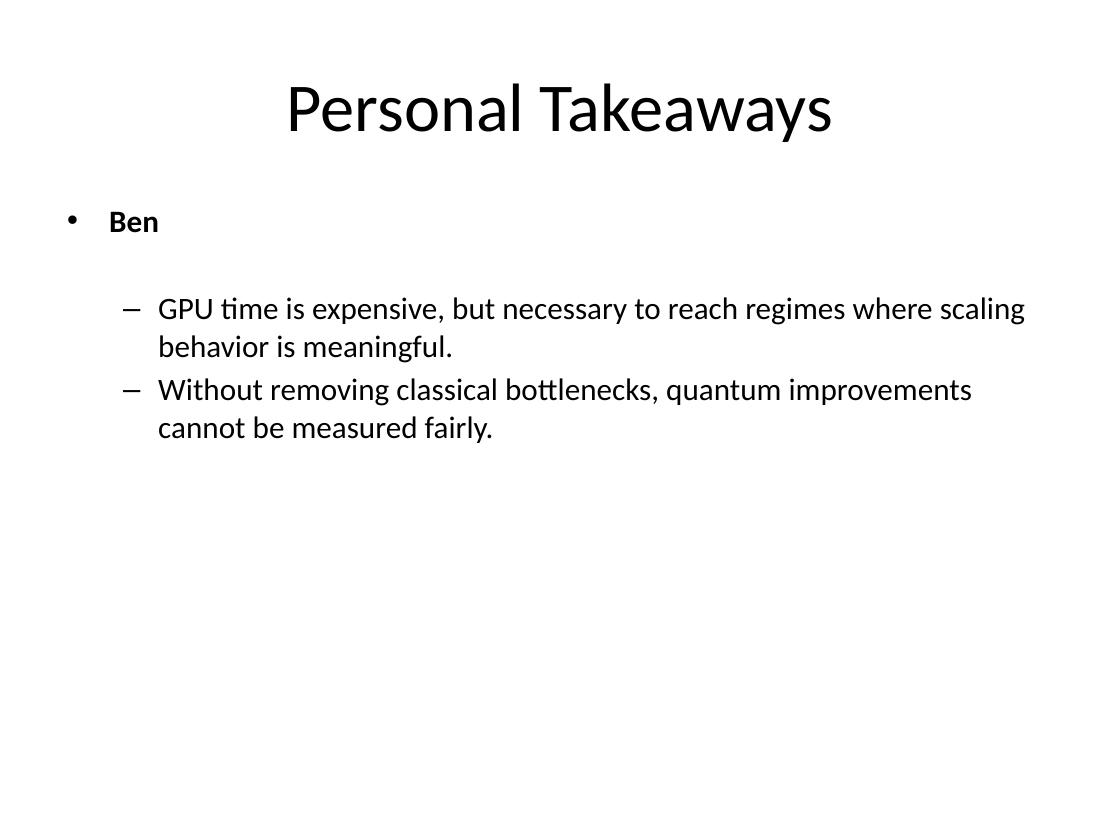
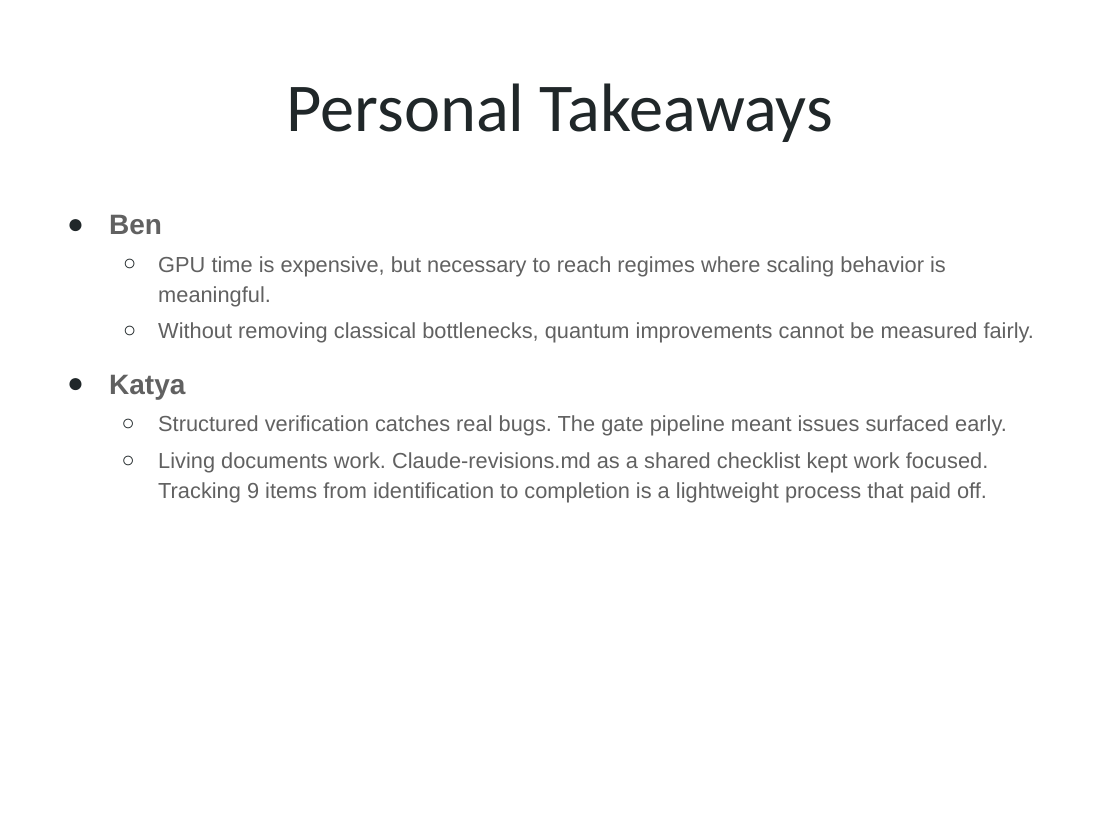
Before and after one commit to benanstrom/2026-NVIDIA, a slide deck: slide 16 of Presentation/FULL_PREZ.pptx (slide 12 before the commit). Drawn at 1120x840 pixels with LibreOffice and Linux fonts; fonts in the diff are those of the drawing. Boxes give left, top, right and bottom in pixels: in the first picture for what was removed or moved away, otherwise in the second. Text is boxed around its words. In the diff, an @@ line names an element or a change of style, - is before the commit and + after.

```diff
--- a/Presentation/FULL_PREZ.pptx
+++ b/Presentation/FULL_PREZ.pptx
@@ title "Personal Takeaways" at (287, 83, 833, 142): text colour #000000 to #202729 @@
@@ text at (109, 214, 1034, 343): size 20 to 18 pt in "Ben"; font Calibri to Arial, text colour #000000 to #616161 in "Ben", "GPU time is expensive, but necessary to ...", "Without removing classical bottlenecks, quantum improvements ..."; size 20 to 14 pt in "GPU time is expensive, but necessary to ...", "Without removing classical bottlenecks, quantum improvements ..."; bullet • to ●; line spacing 1 to 1.15; less space between paragraphs; bullet – to ○ @@
@@ text at (109, 374, 1007, 502): paragraphs added @@
+● Katya
+  ○ Structured verification catches real bugs. The gate pipeline meant issues surfaced early.
+  ○ Living documents work. Claude-revisions.md as a shared checklist kept work focused. Tracking 9 items from identification to completion is a lightweight process that paid off.
```
Also in this commit, not shown: 10 other slides changed, 5 slides added, 1 slide removed.
